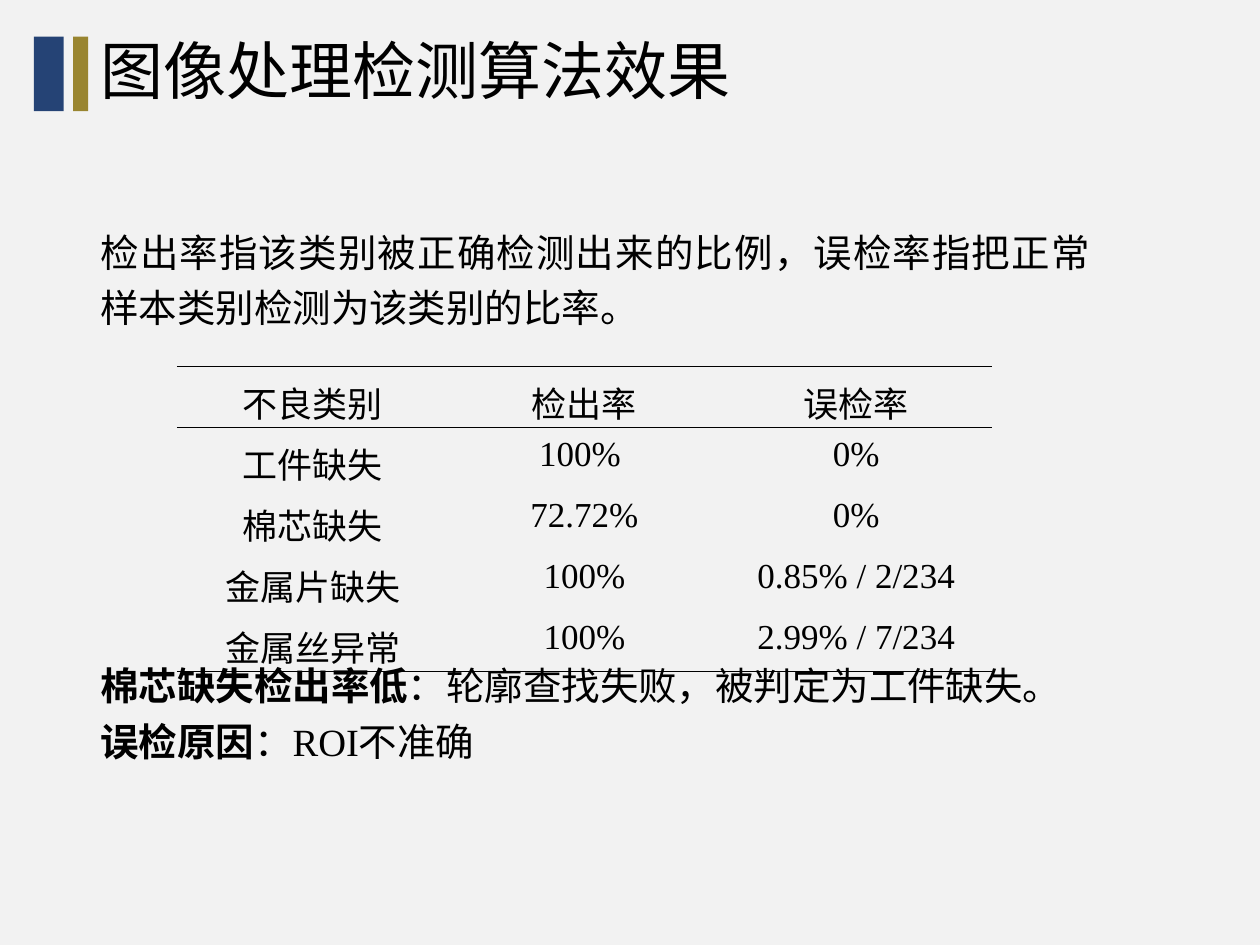
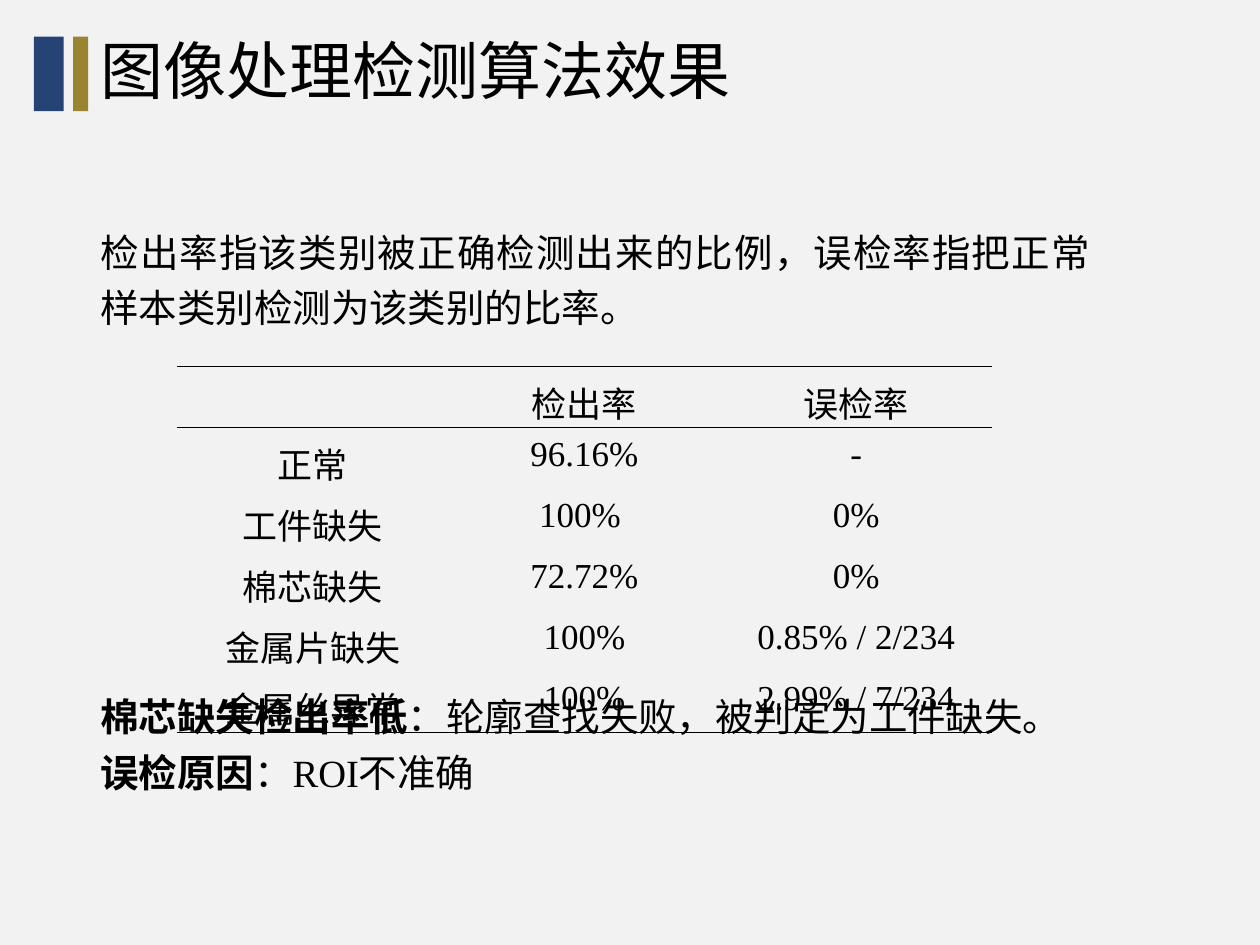
Before and after one commit to wang-jiankun/Graduate-File, a slide deck: slide 15 of 中期PPT-王建坤.pptx. Drawn at 1260x945 pixels with LibreOffice and Linux fonts; fonts in the diff are those of the drawing; background and template pictures are left out. Boxes give left, top, right and bottom in pixels: in the first picture for what was removed or moved away, otherwise in the second. Text is boxed around its words. In the diff, an @@ line names an element or a change of style, - is before the commit and + after.

```diff
--- a/中期PPT-王建坤.pptx
+++ b/中期PPT-王建坤.pptx
@@ table at [176,367,993,736] @@
-row 1: 不良类别 | 检出率 | 误检率
+row 1:  | 检出率 | 误检率
+row 2: 正常 | 96.16% | -
@@ text "棉芯缺失检出率低：轮廓查找失败，被判定为工件缺失。": place and size @@
-text "棉芯缺失检出率低：轮廓查找失败，被判定为工件缺失。" at [101,661,1062,760]
+text "棉芯缺失检出率低：轮廓查找失败，被判定为工件缺失。" at [101,692,1062,791]
```
Also in this commit, not shown: 4 other slides changed, 2 other files.
